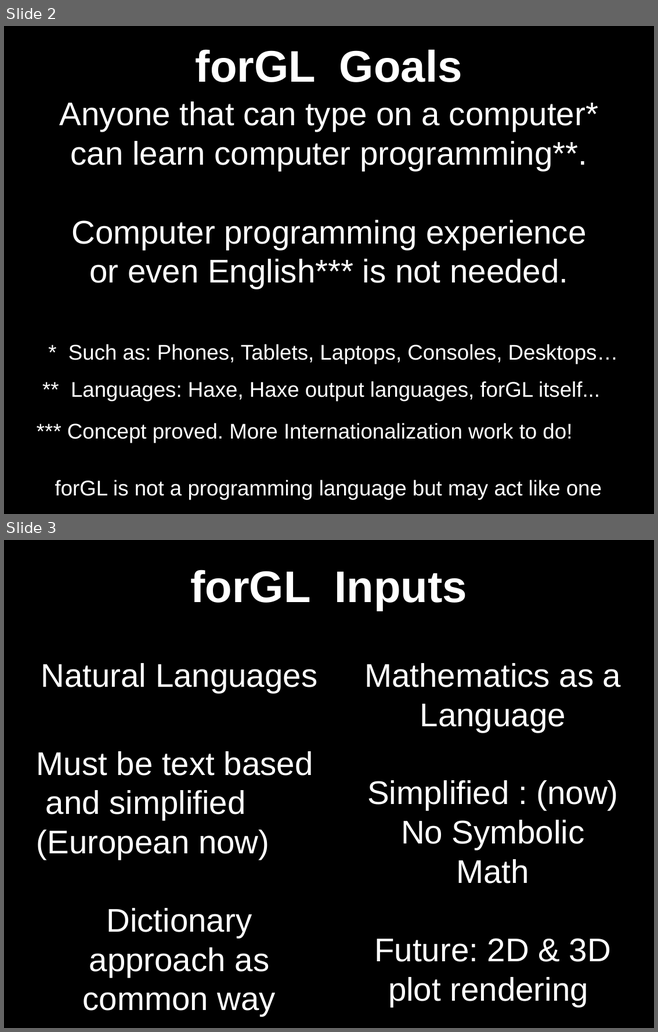
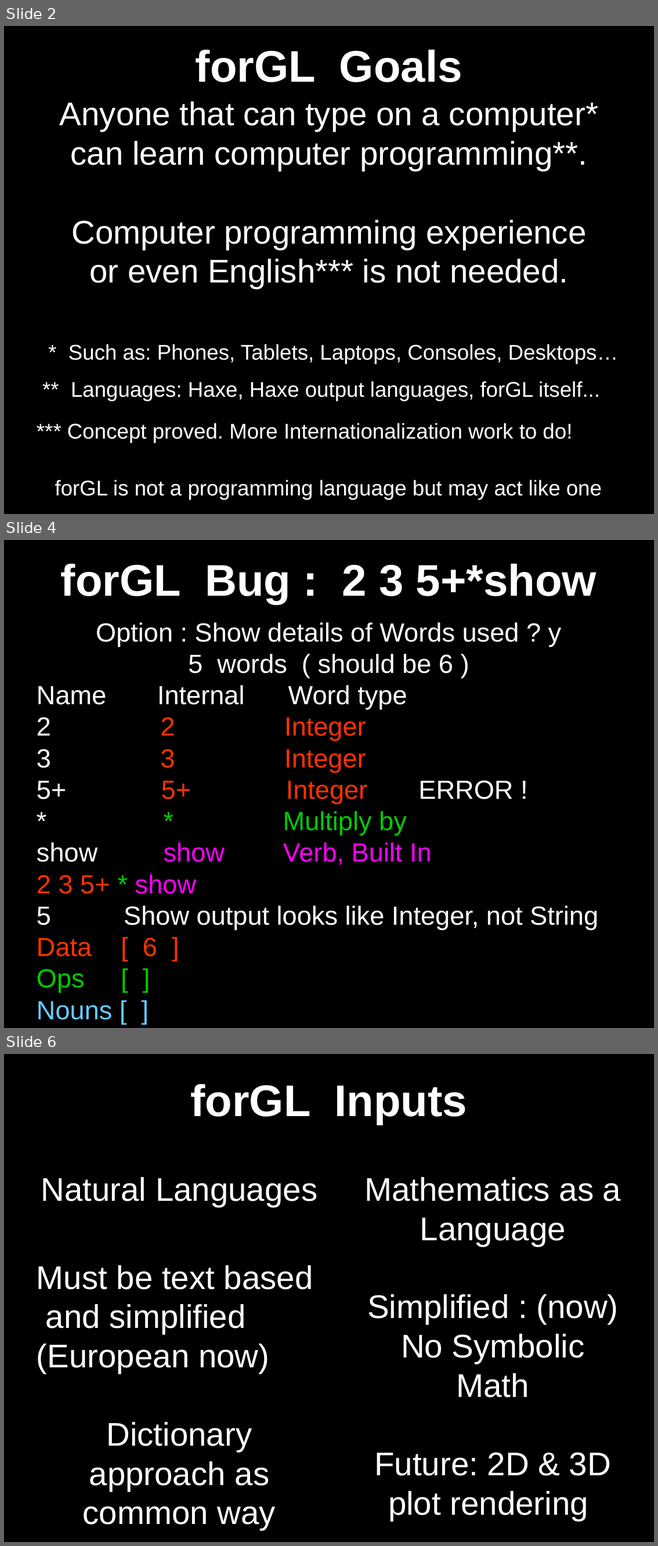
Before and after one commit to RMax2015/forGL, a slide deck: Docs/Presentations/src/forGL_at_Haxe_US_2019.odp. Shown one above the other, each under a label of ours: slides 2 and 3 before the commit, slides 2, 4 and 6 after it; the slides between them are not shown. The pictures are 658x1032 and 658x1546 pixels, drawn with LibreOffice and Linux fonts; fonts in the diff are those of the drawing. Boxes give left, top, right and bottom in pixels: in the first picture for what was removed or moved away, otherwise in the second. Text is boxed around its words. In the diff, an @@ line names an element or a change of style, - is before the commit and + after.

```diff
--- a/Docs/Presentations/src/forGL_at_Haxe_US_2019.odp
+++ b/Docs/Presentations/src/forGL_at_Haxe_US_2019.odp
@@ slide 4 added at (4, 540, 654, 1028), background #000000 @@
@@ title added at (61, 563, 596, 604), 54 pt, text #FFFFFF, bold @@
+forGL Bug : 2 3 5+*show
@@ subtitle added at (36, 622, 598, 1020), 32 pt, text #FFFFFF @@
+Option : Show details of Words used ? y
+5 words ( should be 6 )
+Name Internal Word type
+2 2 Integer
+3 3 Integer
+5+ 5+ Integer ERROR !
+* * Multiply by
+show show Verb, Built In
+2 3 5+ * show
+5 Show output looks like Integer, not String
+Data [ 6 ]
+Ops [ ]
+Nouns [ ]
@@ what was slide 3 is now slide 6 @@
```
Also in this commit, not shown: 8 slides changed, 5 other slides added.
